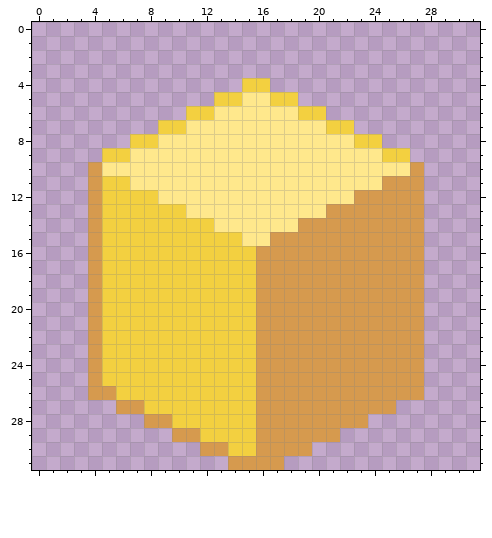
File history of a pixel-art file, resources/sand-32.aseprite. Above: the version before the commit.
32x32 pixels, 1 frame.
Now the later version:
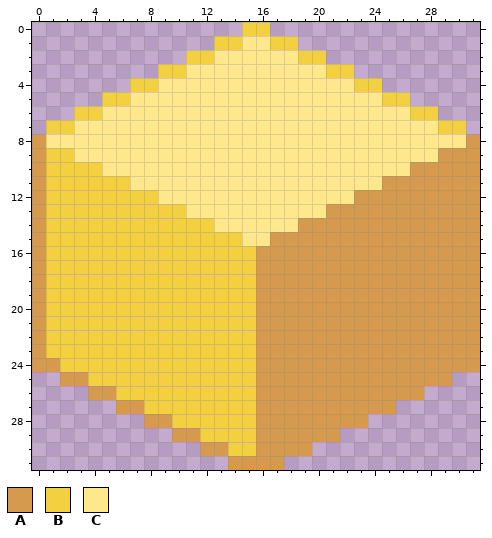
Palette (. is transparent): A #d69a4e  B #f3d040  C #ffe88c
Commit: Sprite: Fix sand tile to actually be 32x32
The exact change:
y 0: x 15..16 .. -> BB
y 1: x 13..18 ...... -> BBCCBB
y 2: x 11..20 .......... -> BBCCCCCCBB
y 3: x 9..22 .............. -> BBCCCCCCCCCCBB
y 4: x 7..24 ........BB........ -> BBCCCCCCCCCCCCCCBB
y 5: x 5..14 ........BB -> BBCCCCCCCC; x 17..26 BB........ -> CCCCCCCCBB
y 6: x 3..12 ........BB -> BBCCCCCCCC; x 19..28 BB........ -> CCCCCCCCBB
y 7: x 1..10 ........BB -> BBCCCCCCCC; x 21..30 BB........ -> CCCCCCCCBB
y 8: x 0..8 .......BB -> ACCCCCCCC; x 23..31 BB....... -> CCCCCCCCA
y 9: x 0..6 .....BB -> ABBCCCC; x 25..31 BB..... -> CCCCAAA
y 10..23: x 0..4 ....A -> ABBBB; x 28..31 .... -> AAAA
y 24: x 0..4 ....A -> AABBB; x 28..31 .... -> AAAA
y 25: x 2..4 ..A -> AAB; x 28..29 .. -> AA
